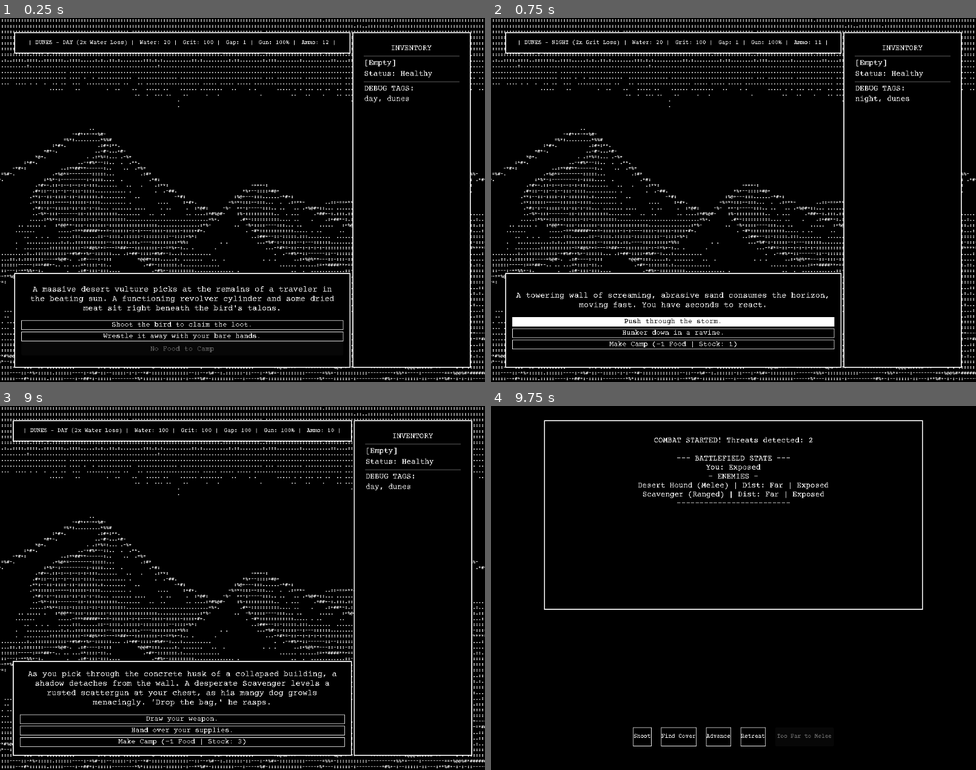
Above: before the commit, frames 1-4 (two rows, left to right).
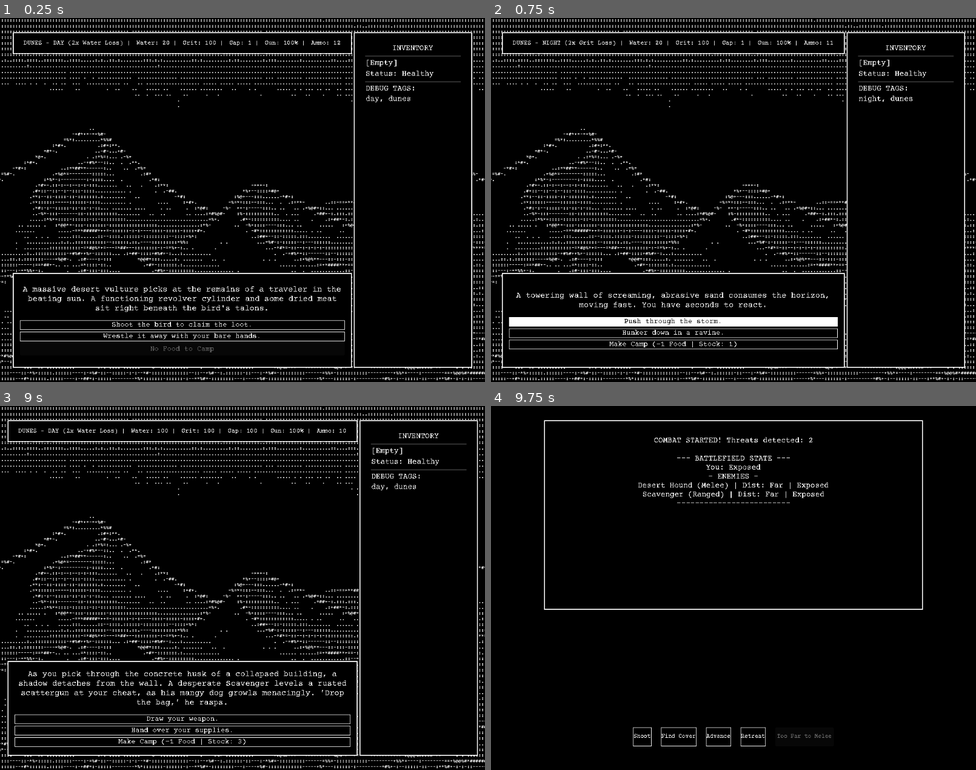
Above: after the commit, the same moments.

Repository: JoelSpicer/Across-The-Desert
Game: Godot game, scene res://Scene/MainGame.tscn
The game is run twice, just before and just after one commit, with the same random seed, the same clock (stepped at 60 frames per second) and the same inputs.
Inputs:
- Up to frame 1 (0.25 s): no input
- Up to frame 2 (0.75 s): click "Shoot the bird to claim the l…" at 0.5 s
- Up to frame 3 (9 s): click "Push through the storm." at 1.25 s; click "Shoot" at 2 s; click "Find Cover" at 2.75 s; click "Advance" at 3.5 s; click "Retreat" at 4.25 s; click "Pistol Whip" at 5 s; click "Shoot" at 5.75 s; click "Find Cover" at 6.5 s; click "Advance" at 7.25 s; click "Retreat" at 8 s; click "The Wheel Turns (Restart)" at 8.75 s
- Up to frame 4 (9.75 s): click "Draw your weapon." at 9.5 s

The runs differ from the first frame. In frame 1, 3.6% of the frame differs, in the area x 2-98%, y 3-97%; in frame 2, 2.7%; in frame 3, 4.1%, in the area x 1-99%, y 3-97%; in frame 4, nothing differs.

Commit message:
background animation

Diff:
--- a/Scene/MainGame.tscn
+++ b/Scene/MainGame.tscn
@@ -102,36 +102,36 @@
 [node name="TimeLabel" type="Label" parent="MarginContainer/HBoxContainer/LeftColumn/TopPanel/TopHUD" unique_id=1728144719]
 unique_name_in_owner = true
 layout_mode = 2
-theme_override_font_sizes/font_size = 12
+theme_override_font_sizes/font_size = 13
 
 [node name="WaterLabel" type="Label" parent="MarginContainer/HBoxContainer/LeftColumn/TopPanel/TopHUD" unique_id=1776648745]
 unique_name_in_owner = true
 layout_mode = 2
-theme_override_font_sizes/font_size = 12
+theme_override_font_sizes/font_size = 13
 text = "waterlabel"
 
 [node name="GritLabel" type="Label" parent="MarginContainer/HBoxContainer/LeftColumn/TopPanel/TopHUD" unique_id=1502203360]
 unique_name_in_owner = true
 layout_mode = 2
-theme_override_font_sizes/font_size = 12
+theme_override_font_sizes/font_size = 13
 text = "gritlabel"
 
 [node name="GapLabel" type="Label" parent="MarginContainer/HBoxContainer/LeftColumn/TopPanel/TopHUD" unique_id=827566808]
 unique_name_in_owner = true
 layout_mode = 2
-theme_override_font_sizes/font_size = 12
+theme_override_font_sizes/font_size = 13
 text = "gaplabel"
 
 [node name="GunConditionLabel" type="Label" parent="MarginContainer/HBoxContainer/LeftColumn/TopPanel/TopHUD" unique_id=1373359530]
 unique_name_in_owner = true
 layout_mode = 2
-theme_override_font_sizes/font_size = 12
+theme_override_font_sizes/font_size = 13
 text = "GunConditionLabel"
 
 [node name="AmmoLabel" type="Label" parent="MarginContainer/HBoxContainer/LeftColumn/TopPanel/TopHUD" unique_id=802202215]
 unique_name_in_owner = true
 layout_mode = 2
-theme_override_font_sizes/font_size = 12
+theme_override_font_sizes/font_size = 13
 text = "AmmoLabel"
 
 [node name="ArtSpacer" type="Control" parent="MarginContainer/HBoxContainer/LeftColumn" unique_id=817952317]
--- a/Scripts/AsciiBackground.gd
+++ b/Scripts/AsciiBackground.gd
@@ -2,32 +2,84 @@
 class_name AsciiBackground
 
 # ------------------------------------------------------------------------
-# UI REFERENCES
+# UI REFERENCES & ANIMATION VARIABLES
 # ------------------------------------------------------------------------
 @onready var text_display: RichTextLabel = $AsciiDisplay
+var animation_timer: Timer
+
+# Variables to hold the raw text strings in memory so we aren't
+# constantly reading from the hard drive every fraction of a second.
+var frame_1: String = ""
+var frame_2: String = ""
+var is_showing_frame_1: bool = true
+
+# ------------------------------------------------------------------------
+# INITIALIZATION
+# ------------------------------------------------------------------------
+func _ready():
+	# Create a timer dynamically through code to keep the scene tree clean
+	animation_timer = Timer.new()
+
+	# Set the animation speed. 0.5 seconds creates a nice, chunky retro feel.
+	# Lower it (e.g., 0.2) for a faster, glitchier flicker.
+	animation_timer.wait_time = 1.0
+	animation_timer.autostart = false
+
+	# Connect the timer's timeout signal to our swapping function
+	animation_timer.timeout.connect(_on_timer_timeout)
+
+	# Add the timer to the scene tree so it can actually run
+	add_child(animation_timer)
 
 # ------------------------------------------------------------------------
 # LOAD AND RENDER ASCII ART
 # ------------------------------------------------------------------------
 func update_background(biome_name: String):
-	# Construct the exact file path based on the current biome
-	# e.g., "res://Resource/Art/biome_dunes.txt"
-	#var file_name = "biome_" + biome_name.to_lower() + ".txt"
-	var file_name = "biome_dunes.txt"
-	var full_path = "res://Resource/Art/" + file_name
+	# Halt any existing animation from the previous biome
+	animation_timer.stop()
 
-	# Open the text file in READ mode using Godot 4's FileAccess
-	var file = FileAccess.open(full_path, FileAccess.READ)
+	# Construct the base file path using Godot 4's string formatting
+	# Example: "res://Resource/Art/biome_dunes"
+	#var base_path = "res://Resource/Art/biome_" + biome_name.to_lower()
+	var base_path = "res://Resource/Art/biome_dunes"
 
-	# Check if the file successfully opened
-	if file:
-		# Read the entire text file into a single string
-		var raw_ascii = file.get_as_text()
-		file.close()
+	var path_1 = base_path + "_1.txt"
+	var path_2 = base_path + "_2.txt"
 
-		# Wrap the ASCII art in BBCode center tags to keep it aligned in the middle of the screen
-		text_display.text = "[center]" + raw_ascii + "[/center]"
+	# --- LOAD FRAME 1 ---
+	var file_1 = FileAccess.open(path_1, FileAccess.READ)
+	if file_1:
+		# Cache the text in memory with the alignment tags included
+		frame_1 = "[center]" + file_1.get_as_text() + "[/center]"
+		file_1.close()
 	else:
-		# Fallback if the specific biome art hasn't been drawn yet
-		print("WARNING: ASCII art not found at path: ", full_path)
-		text_display.text = "[center]...[/center]"
+		print("WARNING: ASCII art Frame 1 not found at: ", path_1)
+		frame_1 = "[center]...[/center]"
+
+	# Display the first frame immediately to prevent blank screens
+	text_display.text = frame_1
+	is_showing_frame_1 = true
+
+	# --- LOAD FRAME 2 ---
+	var file_2 = FileAccess.open(path_2, FileAccess.READ)
+	if file_2:
+		# If the second frame exists, cache it and start the animation cycle!
+		frame_2 = "[center]" + file_2.get_as_text() + "[/center]"
+		file_2.close()
+		animation_timer.start()
+	else:
+		# If there is no second frame, clear the cache and leave the timer stopped
+		frame_2 = ""
+
+# ------------------------------------------------------------------------
+# ANIMATION LOOP
+# Triggered automatically every time the Timer hits 0
+# ------------------------------------------------------------------------
+func _on_timer_timeout():
+	# Ping-pong between the two text variables in memory
+	if is_showing_frame_1:
+		text_display.text = frame_2
+		is_showing_frame_1 = false
+	else:
+		text_display.text = frame_1
+		is_showing_frame_1 = true
--- a/Scripts/Maingame.gd
+++ b/Scripts/Maingame.gd
@@ -96,7 +96,7 @@
 		time_string = "NIGHT (2x Grit Loss)"
 
 	# Combine Biome and Time for a clean location header
-	label_time.text = " | " + GameState.current_biome.to_upper() + " - " + time_string + " | "
+	label_time.text = " " + GameState.current_biome.to_upper() + " - " + time_string + " | "
 
 	# 2. CORE STAT LABELS
 	# Update numerical HUD values directly from the GameState singleton
@@ -104,7 +104,7 @@
 	label_grit.text = "Grit: " + str(GameState.current_grit) + " | "
 	label_gap.text = "Gap: " + str(GameState.gap_distance) + " | "
 	label_gun.text = "Gun: " + str(GameState.gun_condition) + "%" + " | "
-	label_ammo.text = "Ammo: " + str(GameState.ammo) + " | "
+	label_ammo.text = "Ammo: " + str(GameState.ammo) + " "
 
 	# 3. INVENTORY & CAMP DISPLAY
 	if GameState.inventory.is_empty():
Renamed: Resource/Art/biome_dunes.txt -> Resource/Art/biome_dunes_1.txt
Not shown, added: Resource/Art/biome_dunes_2.txt
